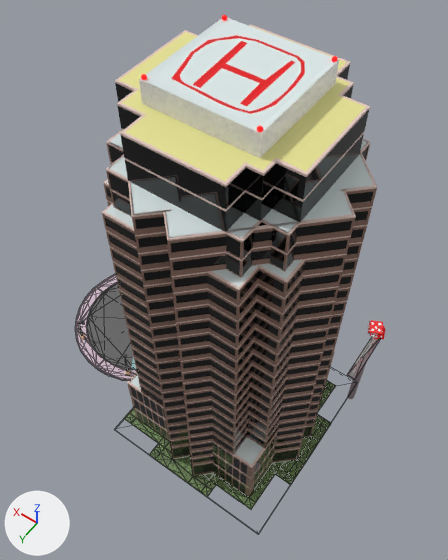
Renders of the glTF model Gangsta Wizards/Main/BUILDINGS/Business/Nakatomi Plaza.glb from each side of a commit.
Camera for both pictures: a camera (50 mm lens) standing at (-32.3, 48.6, 114.7) and looking at (5.5, -4.3, 31.5). The axes (+X, +Y, +Z) are drawn at lower left. The lights are the same throughout. The first picture is the older version. Mesh edges are drawn as thin lines on the coarser meshes. Where no turn or scale is listed for an object, it has been applied to the vertices.

The first picture shows 'Groundcol.001', 'Road', 'Tower' and 9 more.
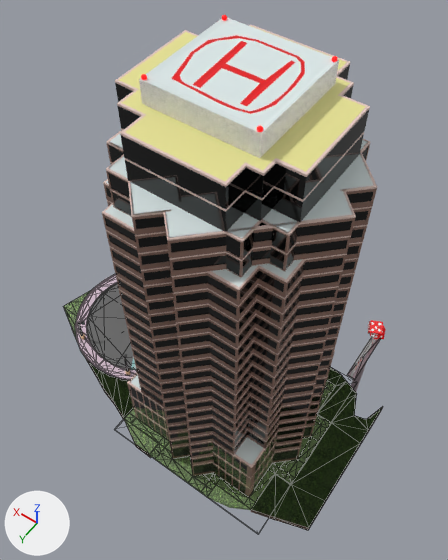
The change, as a diff of the scene's bpy script:
```diff
--- a/Gangsta Wizards/Main/BUILDINGS/Business/Nakatomi Plaza.glb.py
+++ b/Gangsta Wizards/Main/BUILDINGS/Business/Nakatomi Plaza.glb.py
@@ img_dirt @@
+img_dirt = load_image('Dirt', '_unpacked/Dirt', 450, 450, 'sRGB')
@@ mat_dirt @@
+mat_dirt = principled_material('Dirt')
+mat_dirt.texture = img_dirt
@@ mat_grass_001 @@
+mat_grass_001 = principled_material('Grass.001')
+mat_grass_001.texture = img_grass
@@ me_cube_025 @@
+me_cube_025.from_pydata(...)  # 149 vertices, 320 faces; spans x 9.9..79.7, y 122.8..160.9, z 31.6..33.1
+# faces by material slot: [164, 156]
+me_cube_025.materials.append(mat_dirt)  # picture img_dirt
+me_cube_025.materials.append(mat_grass_001)  # picture img_grass
@@ ob_undeveloped_land_001 @@
+ob_undeveloped_land_001 = bpy.data.objects.new('Undeveloped Land.001', me_cube_025)
+ob_undeveloped_land_001.location = (-35.1, -142.2, -32.5)
```

Changed parts and their boxes [x1, y1, x2, y2] in the pictures (448 x 560 px):
'Undeveloped Land.001', added: after [64, 291, 383, 530]
    faces in mat_grass_001 (picture img_grass): [64, 291, 382, 528]
    faces in mat_dirt (picture img_dirt): [66, 314, 383, 530]
